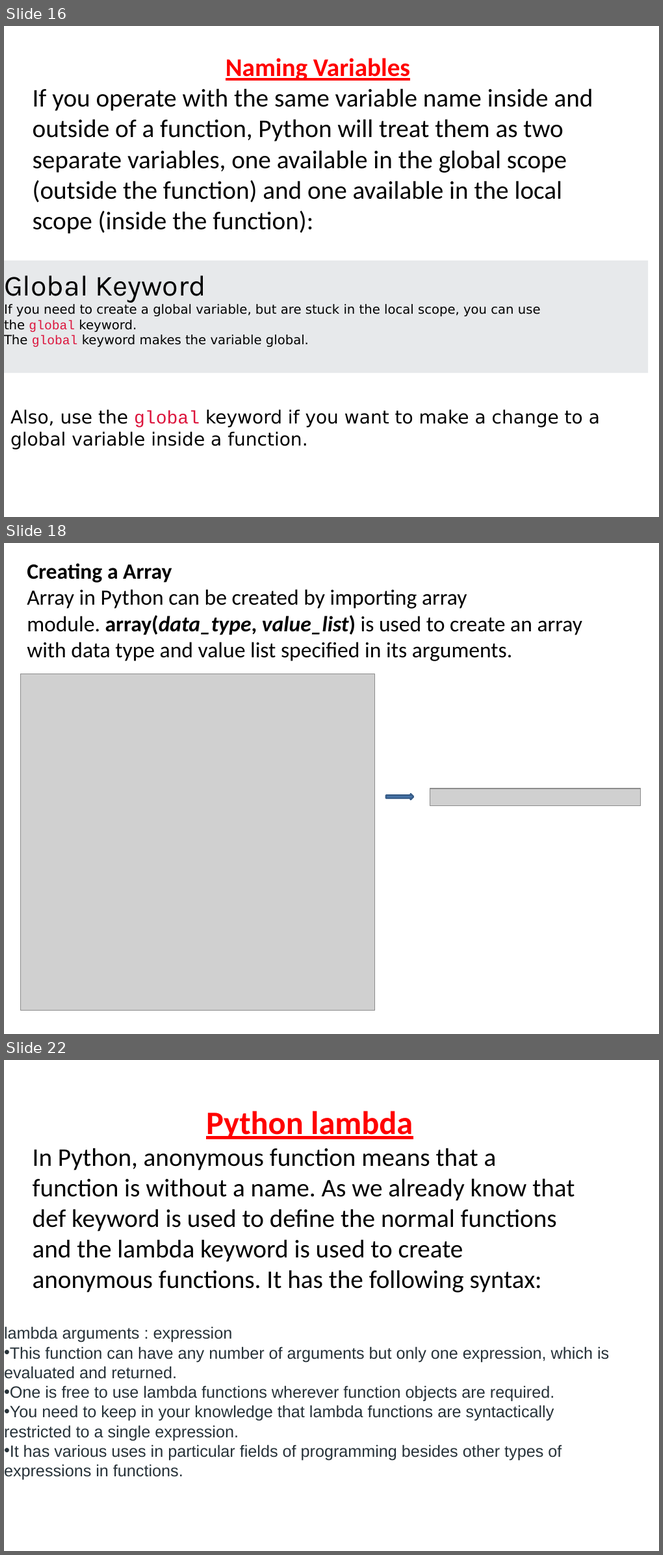
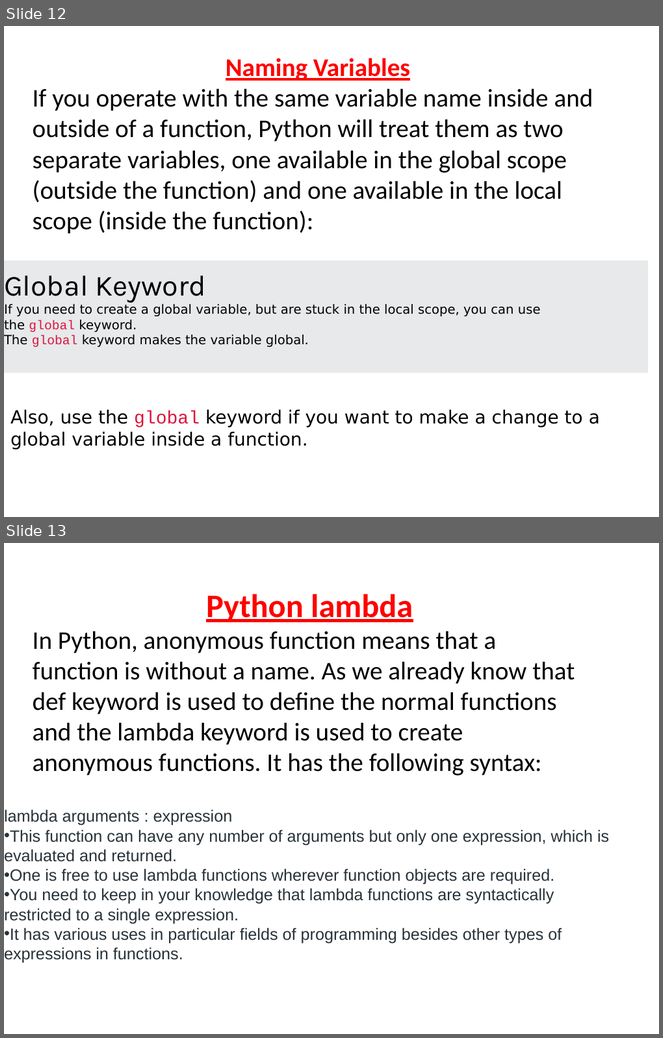
Before and after one commit to Praj-17/Python-Teaching-Slides, a slide deck: UNIT 4 FUNCTIONS.pptx. Shown one above the other, each under a label of ours: slides 16, 18 and 22 before the commit, slides 12 and 13 after it; the slides between them are not shown. The pictures are 663x1555 and 663x1038 pixels, drawn with LibreOffice and Linux fonts; fonts in the diff are those of the drawing; grey boxes stand for pictures. Boxes give left, top, right and bottom in pixels: in the first picture for what was removed or moved away, otherwise in the second. Text is boxed around its words. In the diff, an @@ line names an element or a change of style, - is before the commit and + after.

```diff
--- a/UNIT 4 FUNCTIONS.pptx
+++ b/UNIT 4 FUNCTIONS.pptx
@@ slide 18 removed at <box>4,543,659,1034</box>, background #FFFFFF @@
@@ text removed at <box>27,563,583,661</box> @@
-Creating a Array
-Array in Python can be created by importing array module. array(data_type, value_list) is used to create an array with data type and value list specified in its arguments.
@@ picture removed at <box>20,674,375,1011</box> @@
@@ right arrow removed at <box>386,794,414,799</box> @@
@@ picture removed at <box>430,789,641,806</box> @@
@@ what was slide 16 is now slide 12 @@
@@ what was slide 22 is now slide 13 @@
```
Also in this commit, not shown: 2 slides changed, 1 slide added, 9 other slides removed, 10 other files.
